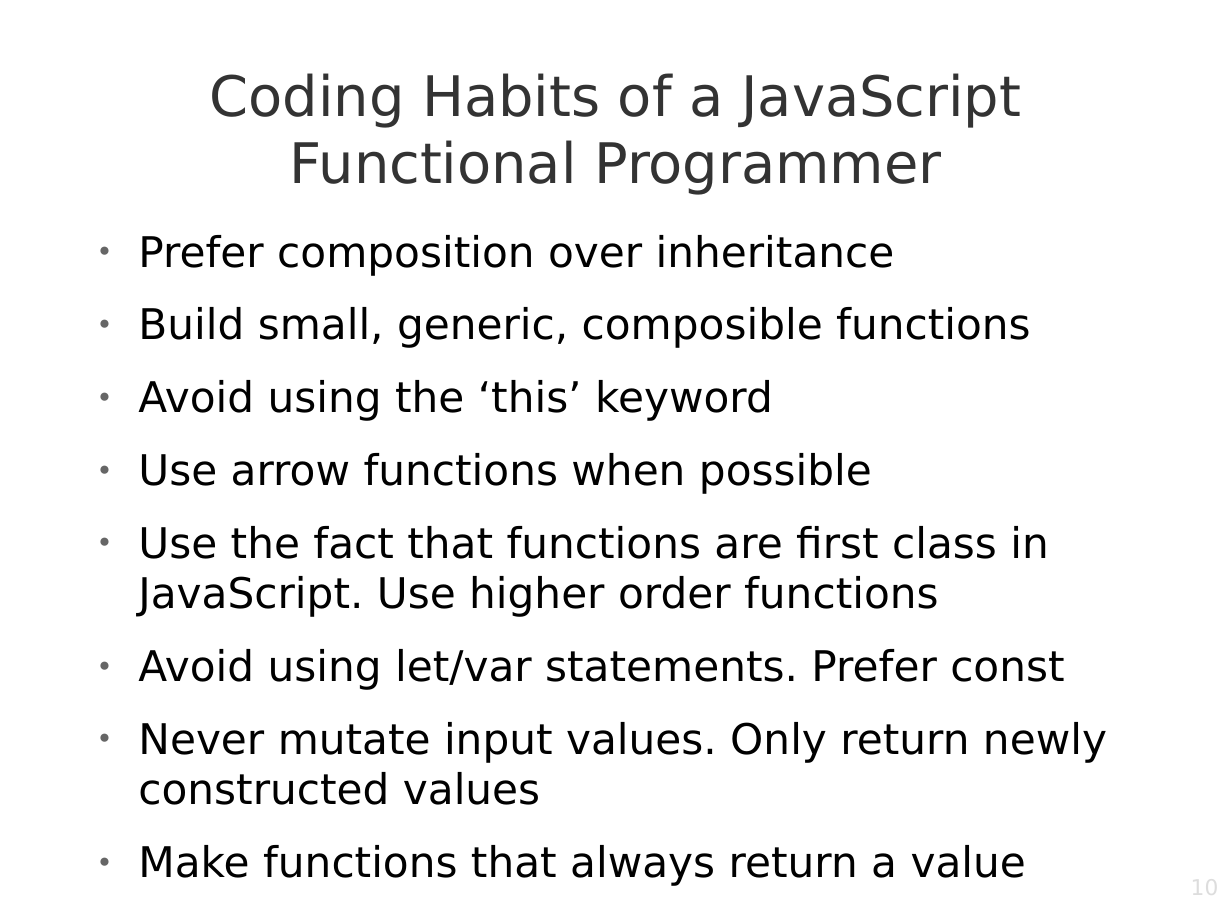
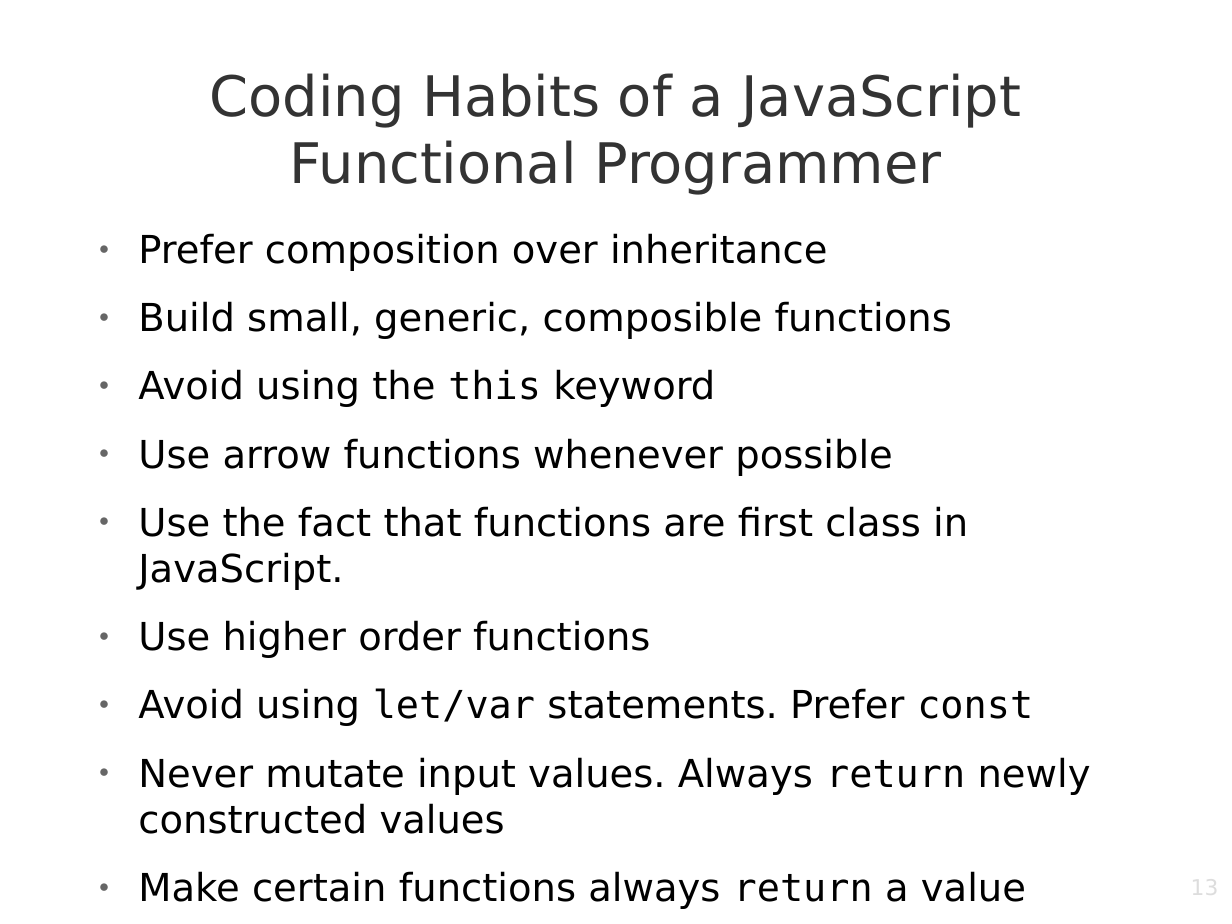
Before and after one commit to AdamStephenNorth/Functional-Programming-Lectures, a slide deck: slide 13 of LessonOne_Overview.odp (slide 10 before the commit). Drawn at 1232x924 pixels with LibreOffice and Linux fonts; fonts in the diff are those of the drawing; background and template pictures are left out. Boxes give left, top, right and bottom in pixels: in the first picture for what was removed or moved away, otherwise in the second. Text is boxed around its words. In the diff, an @@ line names an element or a change of style, - is before the commit and + after.

```diff
--- a/LessonOne_Overview.odp
+++ b/LessonOne_Overview.odp
@@ text at bbox=[138, 233, 1033, 726]: size 27.2 to 24.8 pt in "Prefer composition over inheritance", "Build small, generic, composible functions", "Avoid using let/var statements. Prefer const"; font DejaVu Sans to DejaVu Sans Mono in "let/var const" @@
@@ text at bbox=[138, 369, 968, 658]: text changed; size 27.2 to 24.8 pt @@
-● Avoid using the ‘this’ keyword
-● Use arrow functions when possible
-● Use the fact that functions are first class in JavaScript. Use higher order functions
+● Avoid using the this keyword
+● Use arrow functions whenever possible
+● Use the fact that functions are first class in JavaScript.
+● Use higher order functions
@@ text at bbox=[138, 757, 1091, 909]: text changed; size 27.2 to 24.8 pt @@
-● Never mutate input values. Only return newly constructed values
-● Make functions that always return a value
+● Never mutate input values. Always return newly constructed values
+● Make certain functions always return a value
@@ page number at bbox=[932, 874, 1220, 924]: text changed @@
-10
+13
```
Also in this commit, not shown: 7 other slides changed, 4 slides added, 3 slides removed.
